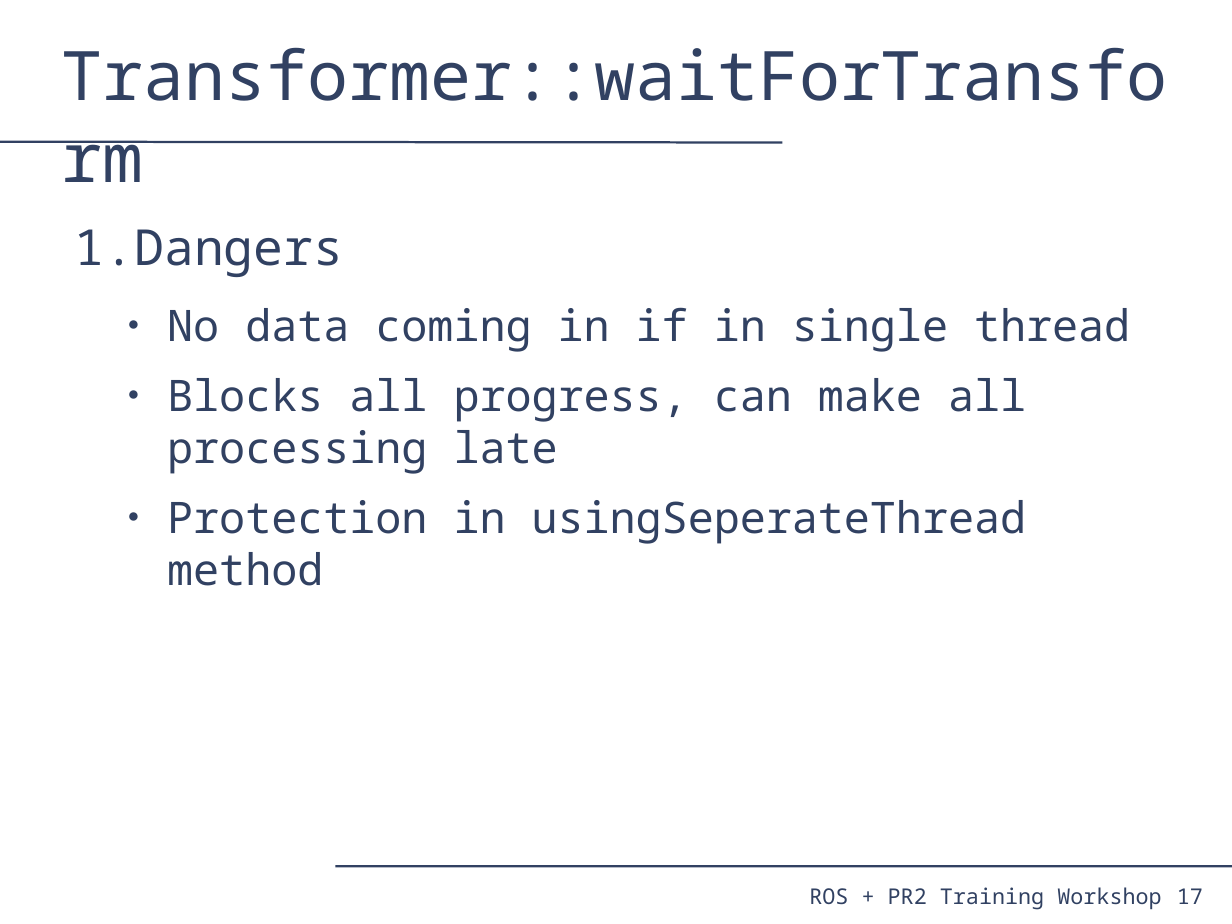
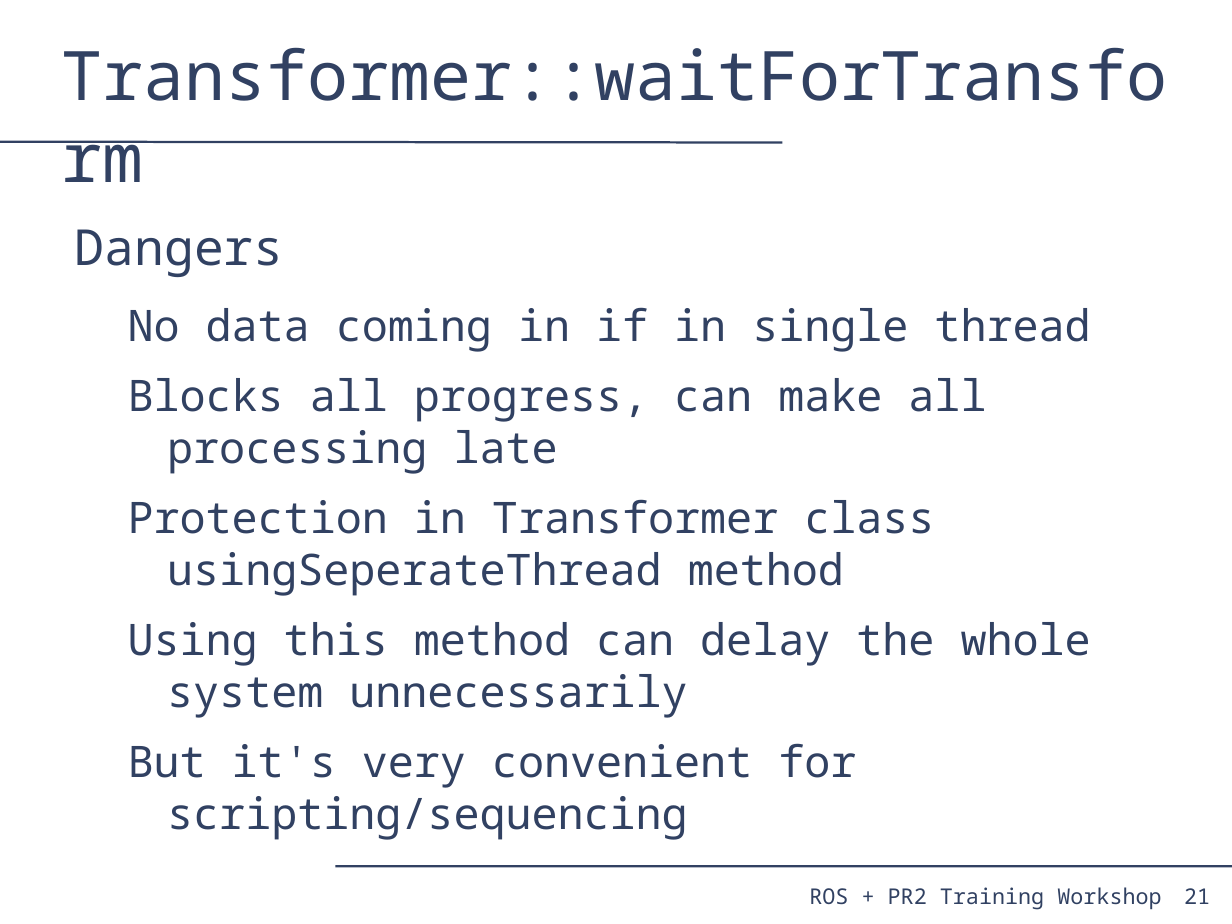
Before and after one commit to PR2/pr2_docs, a slide deck: slide 21 of pr2_training_workshop/tf/tf_training.odp (slide 17 before the commit). Drawn at 1232x924 pixels with LibreOffice and Linux fonts; fonts in the diff are those of the drawing. Boxes give left, top, right and bottom in pixels: in the first picture for what was removed or moved away, otherwise in the second. Text is boxed around its words. In the diff, an @@ line names an element or a change of style, - is before the commit and + after.

```diff
--- a/pr2_training_workshop/tf/tf_training.odp
+++ b/pr2_training_workshop/tf/tf_training.odp
@@ text at box(75, 229, 1090, 474): bullet 1. to none; bullet ● to none; list level 2 to 1 in "No data coming in if ..."; list level 2 to 1 in "Blocks all progress, can make ..." @@
@@ text at box(128, 499, 1091, 840): text changed @@
-  ● Protection in usingSeperateThread method
+Protection in Transformer class usingSeperateThread method
+Using this method can delay the whole system unnecessarily
+But it's very convenient for scripting/sequencing
@@ page number removed at box(1177, 888, 1203, 904) @@
-17
@@ page number added at box(1184, 888, 1210, 904), 14 pt, text #314162 @@
+21
```
Also in this commit, not shown: 20 other slides changed, 7 slides added.
